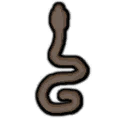
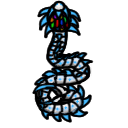
Before/after of a 128 x 128 layered artwork. What changed in the layer stack:
added layer "Power Armor Helmet" above "Advanced Helmet" over [46, 0, 71, 23]
added layer "Animal Accessory" above "Power Armor" over [47, 5, 73, 33]
added layer "Power Armor" above "Plate Armor" over [32, 6, 94, 123]
added layer "Animal Clothes" above "Cobra_north.png" over [34, 22, 91, 113]
